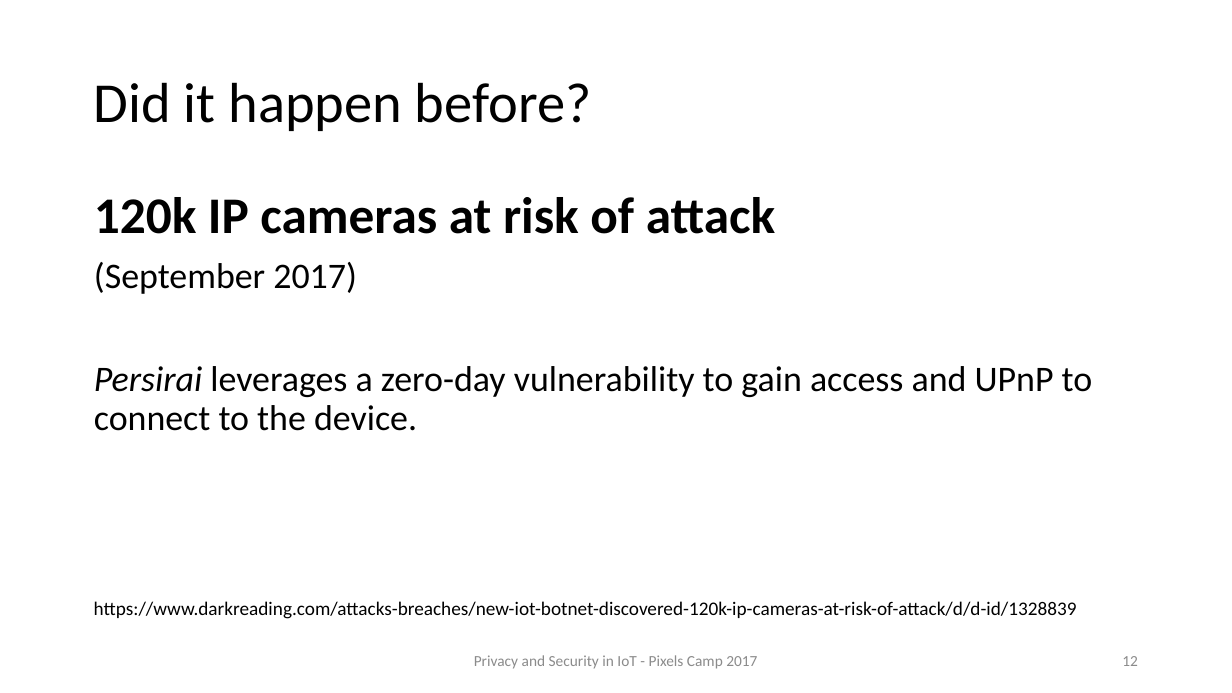
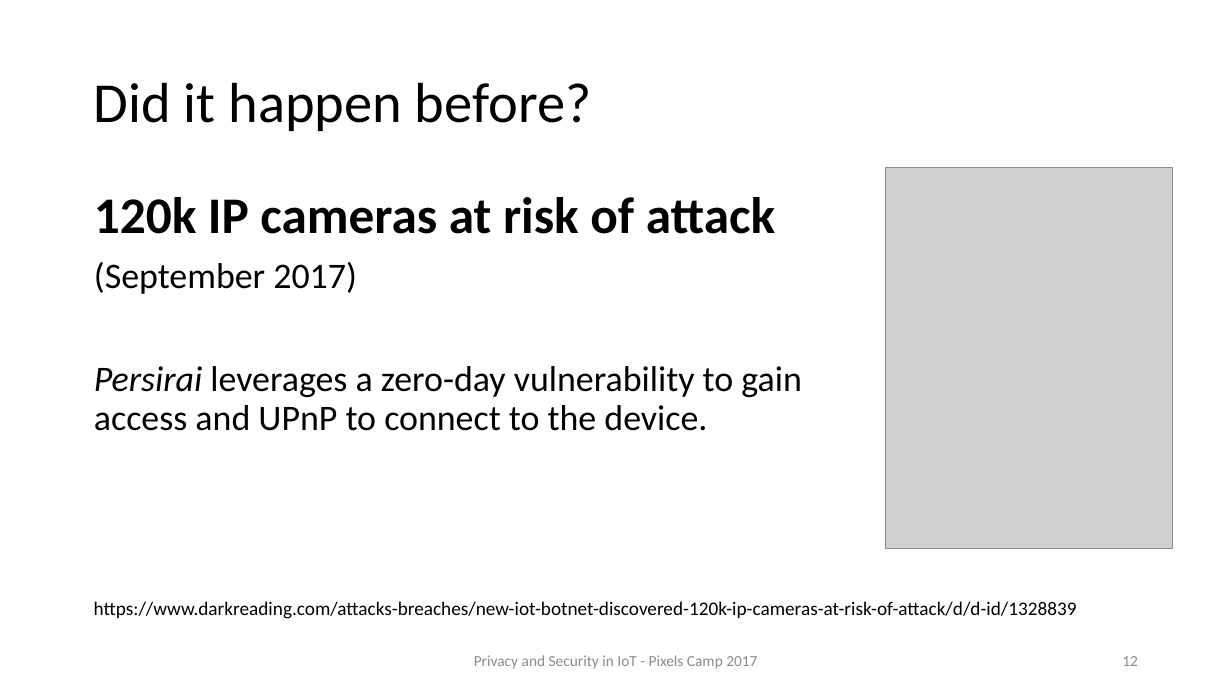
Before and after one commit to vveloso/talks, a slide deck: slide 12 of Privacy and Security in IoT/Privacy and Security in IoT.pptx. Drawn at 1232x693 pixels with LibreOffice and Linux fonts; fonts in the diff are those of the drawing; grey boxes stand for pictures. Boxes give left, top, right and bottom in pixels: in the first picture for what was removed or moved away, otherwise in the second. Text is boxed around its words. In the diff, an @@ line names an element or a change of style, - is before the commit and + after.

```diff
--- a/Privacy and Security in IoT/Privacy and Security in IoT.pptx
+++ b/Privacy and Security in IoT/Privacy and Security in IoT.pptx
@@ picture added at (886, 167, 1173, 549) @@
@@ text "120k IP cameras at risk ..." rewrapped from (94, 197, 1093, 431) to (94, 197, 802, 431) @@
```
Also in this commit, not shown: 2 other slides changed.
